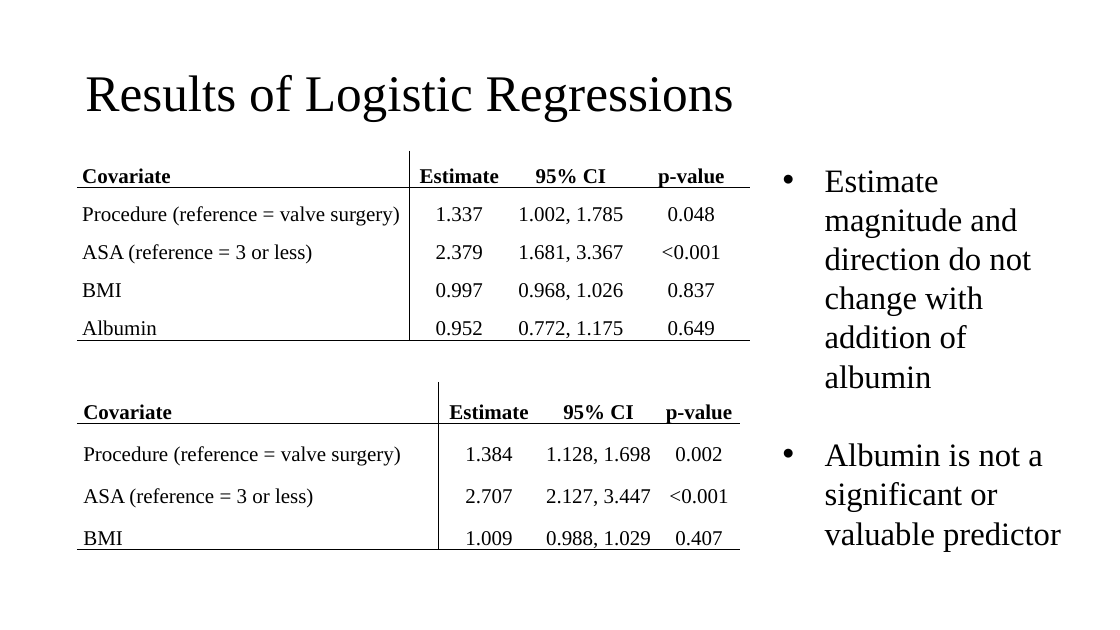
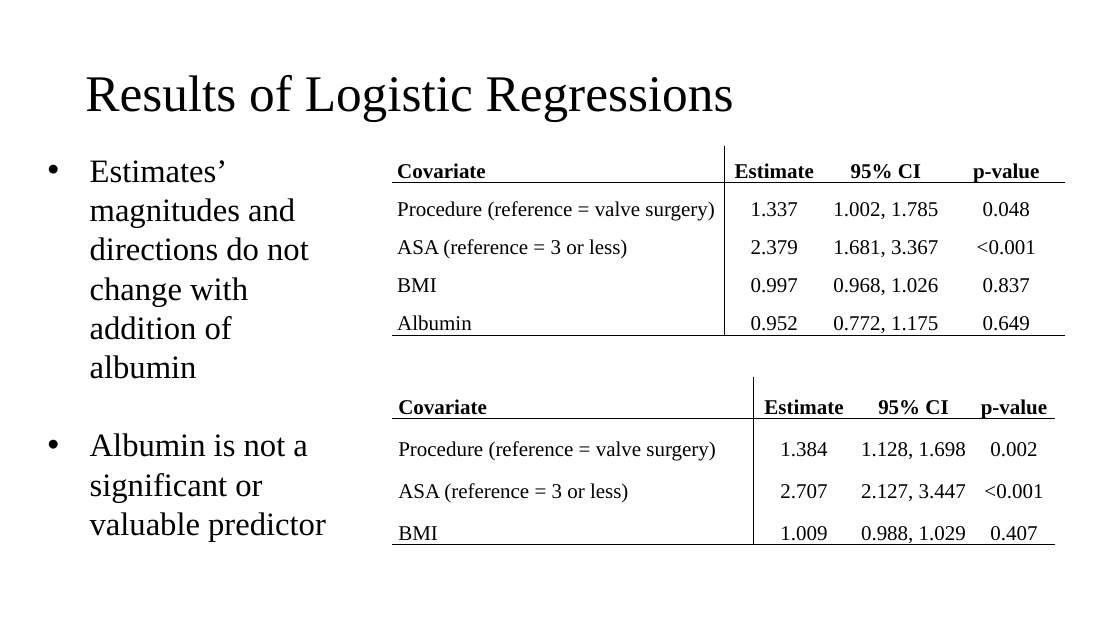
Before and after one commit to johnsra3/bios6623-johnsra3, a slide deck: slide 5 of Project2/Reports/Project 2 Final Presentation.pptx. Drawn at 1120x630 pixels with LibreOffice and Linux fonts; fonts in the diff are those of the drawing. Boxes give left, top, right and bottom in pixels: in the first picture for what was removed or moved away, otherwise in the second. Text is boxed around its words. In the diff, an @@ line names an element or a change of style, - is before the commit and + after.

```diff
--- a/Project2/Reports/Project 2 Final Presentation.pptx
+++ b/Project2/Reports/Project 2 Final Presentation.pptx
@@ text "Estimates’ magnitudes and directions do ...": place and size @@
-text "Estimates’ magnitudes and directions do ..." at (825,170,1061,551)
+text "Estimates’ magnitudes and directions do ..." at (90,160,326,541)
@@ table: place and size @@
-table at (77,150,751,342)
+table at (392,145,1066,337)
@@ text at (90,160,309,379): text changed @@
-• Estimate magnitude and direction do not change with addition of albumin
+• Estimates’ magnitudes and directions do not change with addition of albumin
@@ table: place and size @@
-table at (77,382,740,554)
+table at (392,377,1055,549)
```
Also in this commit, not shown: 5 other slides changed, 1 other file.
